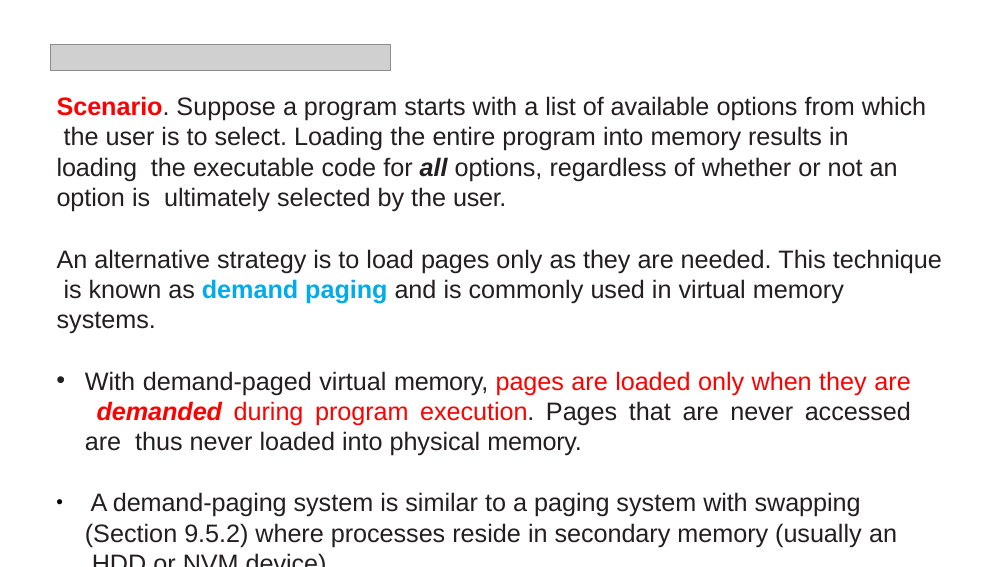
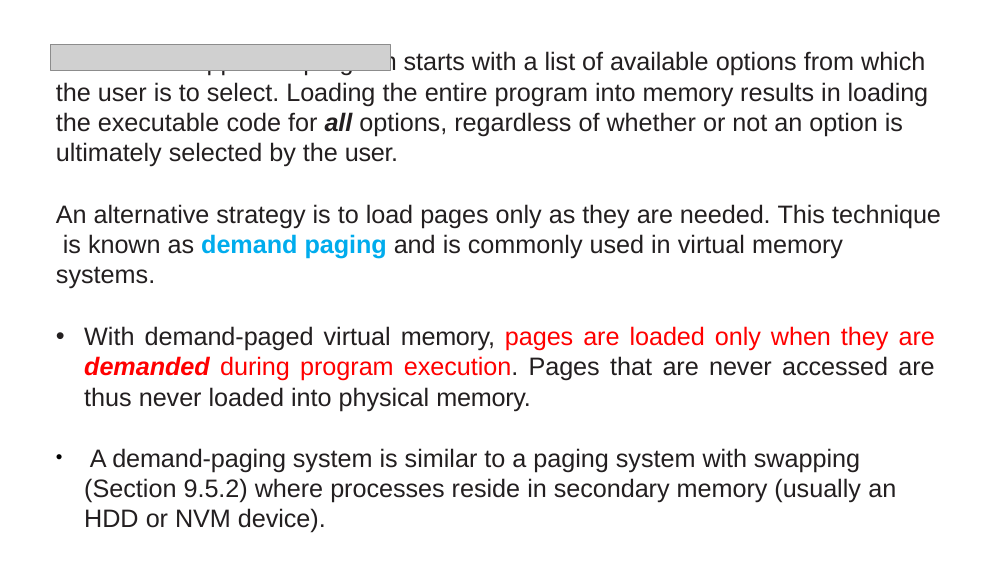
Before and after one commit to mufeezhanif/FAST_KHI_SEMESTER_4, a slide deck: slide 11 of OS/Slides/Week # 15 - Chapter # 10.pptx. Drawn at 1008x567 pixels with LibreOffice and Linux fonts; fonts in the diff are those of the drawing; grey boxes stand for pictures. Boxes give left, top, right and bottom in pixels: in the first picture for what was removed or moved away, otherwise in the second. Text is boxed around its words. In the diff, an @@ line names an element or a change of style, - is before the commit and + after.

```diff
--- a/OS/Slides/Week # 15 - Chapter # 10.pptx
+++ b/OS/Slides/Week # 15 - Chapter # 10.pptx
@@ text "Scenario. Suppose a program starts ...": place and size @@
-text "Scenario. Suppose a program starts ..." at bbox=[57, 96, 942, 547]
+text "Scenario. Suppose a program starts ..." at bbox=[56, 50, 941, 533]
@@ text at bbox=[84, 326, 935, 533]: letter spacing -0.2 to -0.3 pt in "memory." @@
```
Also in this commit, not shown: 17 other slides changed, 28 other files.
